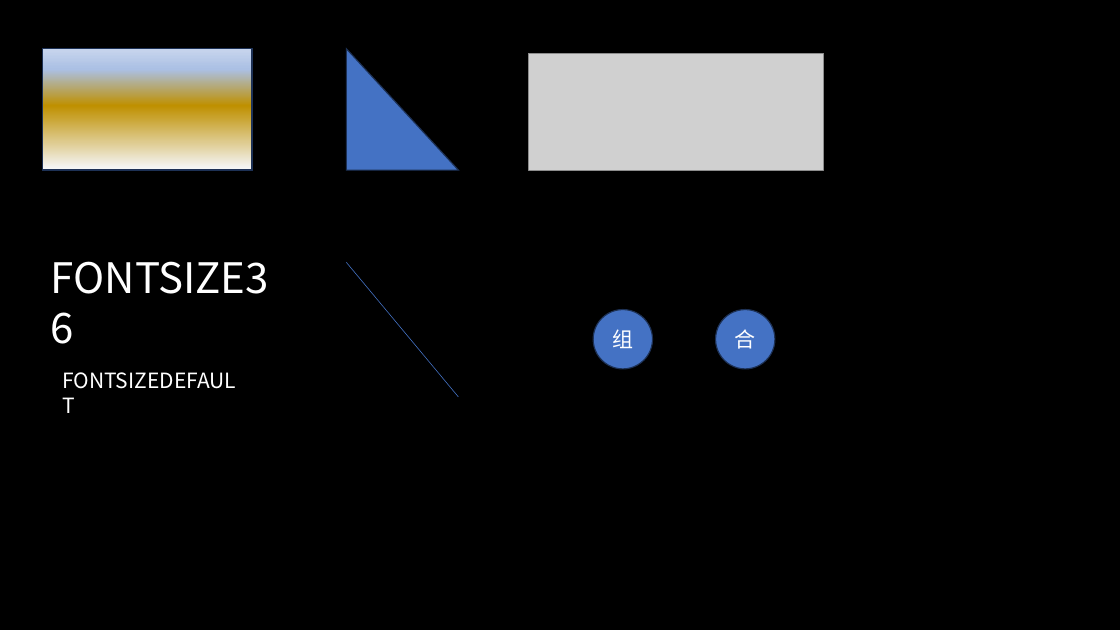
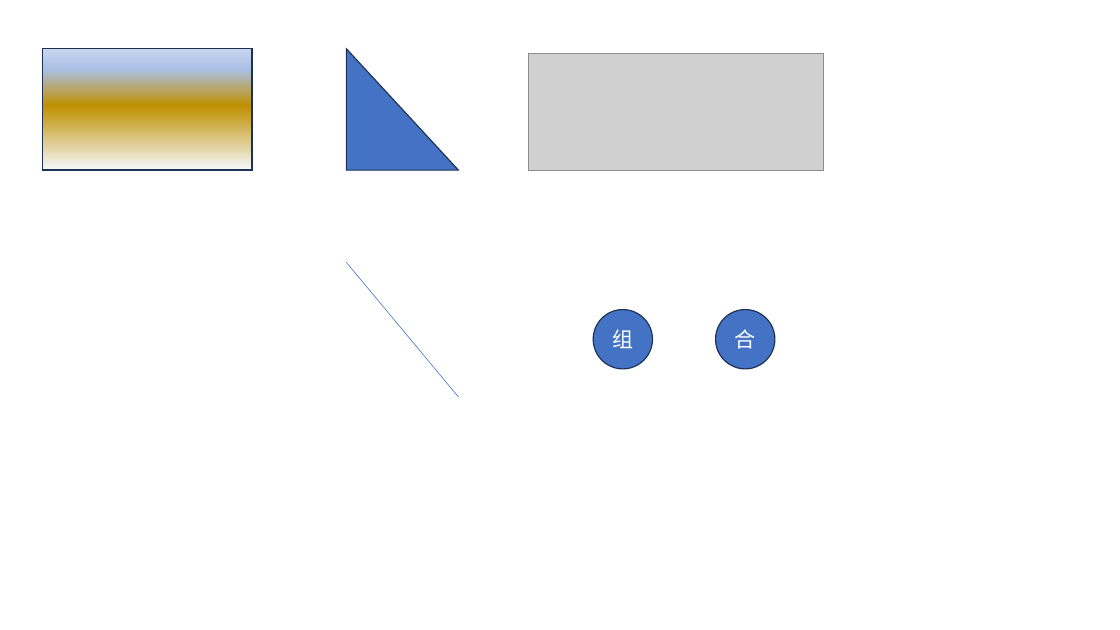
Before and after one commit to Howlcn1997/ooxml-parser, a slide deck: slide 1 of assets/ppt/simple.pptx. Drawn at 1120x630 pixels with LibreOffice and Linux fonts; fonts in the diff are those of the drawing; grey boxes stand for pictures. Boxes give left, top, right and bottom in pixels: in the first picture for what was removed or moved away, otherwise in the second. Text is boxed around its words. In the diff, an @@ line names an element or a change of style, - is before the commit and + after.

```diff
--- a/assets/ppt/simple.pptx
+++ b/assets/ppt/simple.pptx
@@ background #000000 to #FFFFFF @@
```
Also in this commit, not shown: 1 other file.
